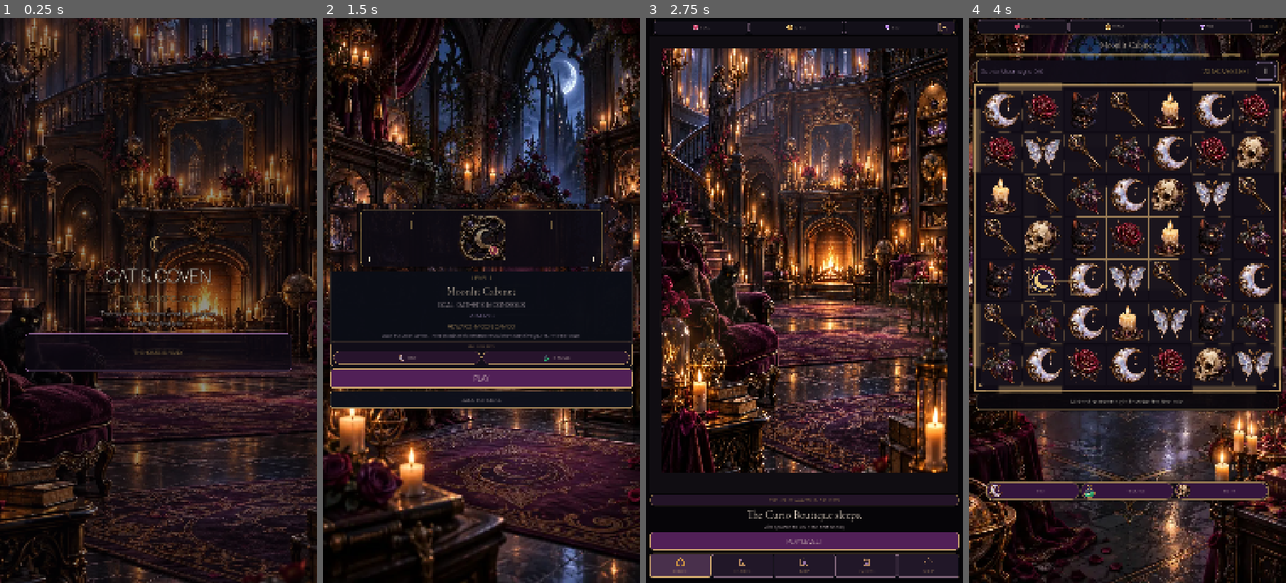
Above: before the commit, frames 1-4 (left to right).
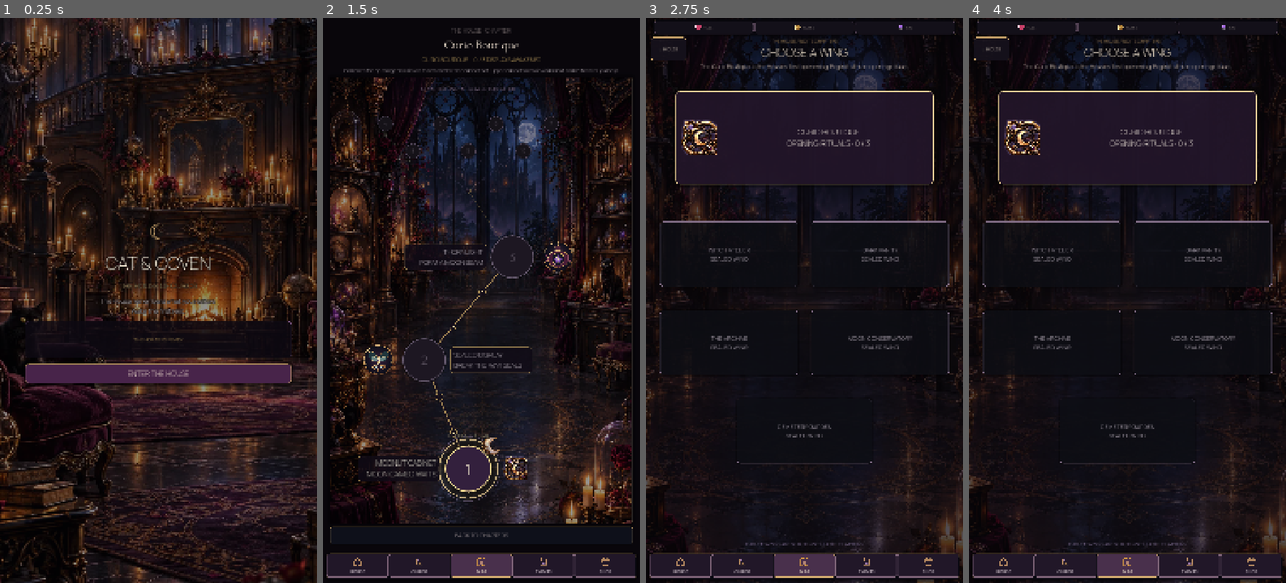
Above: after the commit, the same moments.

Repository: Jay-prodesign/akilta-match3
Game: Godot game, scene res://src/app/app_bootstrap.tscn
Same seed, same stepped clock (60 frames per second), same inputs: the game is played once before the commit and once after it.
Inputs (mouse positions are in pixels of both pictures, inside the frame that each line leads up to):
- Up to frame 1 (0.25 s): no input
- Up to frame 2 (1.5 s): click (481, 373) at 0.5 s, where only the run after the commit has a clickable "ENTER THE HOUSE"; click "PLAY LEVEL 1" (after the commit: "ENTER CURIO BOUTIQUE") at 1.25 s
- Up to frame 3 (2.75 s): click "BACK TO HOUSE" (after the commit: "BACK TO CHAPTERS") at 2 s
- Up to frame 4 (4 s): click (1127, 543) at 2.75 s, where only the run before the commit has a clickable "PLAY LEVEL 1"; click (1127, 379) at 3.5 s, where only the run before the commit has a clickable "PLAY"

The runs differ from the first frame. In frame 1, 5.7% of the frame differs, in the area x 7-93%, y 36-66%; in frame 2, 51%; in frame 3, 54%, in the area x 0-100%, y 0-100%; in frame 4, 45%.

Commit message:
Golden Loop: restore canonical Splash and House route

Diff:
--- a/src/app/app_bootstrap.gd
+++ b/src/app/app_bootstrap.gd
@@ -32,9 +32,7 @@
 var _current_screen: Node
 var _settings_screen: Node
 var _pending_level_number: int = 0
-var _prestart_origin: int = NavigationScript.Route.MAP
 var _returning_player_entry: bool = false
-var _splash_auto_enter_pending := false
 ## Founder-authorized internal review exposes three provisional levels.
 ## This does not confer D-024B/D-027 shipping or final-art approval.
 const INTERNAL_REVIEW_LEVEL_COUNT := 3
@@ -78,16 +76,6 @@
 			splash.set_boot_state("recoverable_error", "This House record was created by a newer build. Update the game before entering so that record is not overwritten.", false)
 		_:
 			splash.set_boot_state("ready")
-			_splash_auto_enter_pending = true
-			get_tree().create_timer(1.25).timeout.connect(_auto_enter_ready_splash)
-
-func _auto_enter_ready_splash() -> void:
-	if not _splash_auto_enter_pending or navigation == null or navigation.current() != NavigationScript.Route.BOOT:
-		return
-	if _current_screen == null or not _current_screen.has_method("boot_state") or String(_current_screen.boot_state()) != "ready":
-		return
-	_splash_auto_enter_pending = false
-	_on_splash_continue()
 
 func current_route_name() -> String:
 	return navigation.route_name().to_lower() if navigation != null else ""
@@ -125,7 +113,7 @@
 	return true
 
 func show_prestart(level_number: int) -> bool:
-	if level_number < 1 or level_number > INTERNAL_REVIEW_LEVEL_COUNT or level_number > int(progress.highest_level_unlocked) or navigation.current() not in [NavigationScript.Route.MAP, NavigationScript.Route.HOUSE]:
+	if level_number < 1 or level_number > INTERNAL_REVIEW_LEVEL_COUNT or level_number > int(progress.highest_level_unlocked) or navigation.current() != NavigationScript.Route.MAP:
 		return false
 	# Reject missing or malformed content while preserving the current map.
 	var level_file := FileAccess.open(_level_path(level_number), FileAccess.READ)
@@ -135,8 +123,7 @@
 	level_file.close()
 	if not level_data is Dictionary:
 		return false
-	var entry_route: int = navigation.current()
-	if not navigation.go(NavigationScript.Route.PRESTART, {"level": level_number, "origin": entry_route}):
+	if not navigation.go(NavigationScript.Route.PRESTART, {"level": level_number}):
 		return false
 	var screen: Node = PrestartScene.instantiate()
 	_show_screen(screen)
@@ -147,8 +134,7 @@
 		_ensure_house_route()
 		return false
 	_pending_level_number = level_number
-	_prestart_origin = entry_route
-	screen.back_button.text = "BACK TO MAP" if entry_route == NavigationScript.Route.MAP else "BACK TO HOUSE"
+	screen.back_button.text = "BACK TO MAP"
 	screen.back_requested.connect(_on_prestart_back)
 	screen.start_requested.connect(_on_prestart_start)
 	return true
@@ -800,10 +786,7 @@
 
 func _on_prestart_back() -> void:
 	_pending_level_number = 0
-	if _prestart_origin == NavigationScript.Route.HOUSE:
-		if navigation.go(NavigationScript.Route.HOUSE, {"via": "prestart_back"}):
-			_render_house()
-	elif navigation.go(NavigationScript.Route.MAP, {"via": "prestart_back"}):
+	if navigation.go(NavigationScript.Route.MAP, {"via": "prestart_back"}):
 		_render_map_from_prestart()
 
 func _render_map_from_prestart() -> void:
@@ -952,14 +935,10 @@
 	_returning_player_entry = false
 	_render_house(false, "", 0, returning_player)
 
-func _on_house_play_requested(level_number: int) -> void:
+func _on_house_play_requested(_level_number: int) -> void:
 	if navigation.current() != NavigationScript.Route.HOUSE:
 		return
-	# The primary Play CTA should lead to the next level, not require a map detour.
-	if level_number >= 1 and level_number <= INTERNAL_REVIEW_LEVEL_COUNT:
-		show_prestart(level_number)
-	else:
-		show_map()
+	show_map()
 
 func show_chapters() -> bool:
 	if navigation == null or navigation.current() != NavigationScript.Route.HOUSE:
--- a/src/app/navigation_controller.gd
+++ b/src/app/navigation_controller.gd
@@ -28,11 +28,11 @@
 
 const _EDGES := {
 	Route.BOOT: [Route.HOUSE],
-	Route.HOUSE: [Route.COLLECTION, Route.CHAPTERS, Route.MAP, Route.PRESTART, Route.MISSIONS, Route.EVENTS, Route.SHOP, Route.PROFILE_SETTINGS],
+	Route.HOUSE: [Route.COLLECTION, Route.CHAPTERS, Route.MAP, Route.MISSIONS, Route.EVENTS, Route.SHOP, Route.PROFILE_SETTINGS],
 	Route.COLLECTION: [Route.HOUSE],
 	Route.CHAPTERS: [Route.HOUSE, Route.MAP],
 	Route.MAP: [Route.CHAPTERS, Route.HOUSE, Route.PRESTART],
-	Route.PRESTART: [Route.MAP, Route.HOUSE, Route.GAMEPLAY],
+	Route.PRESTART: [Route.MAP, Route.GAMEPLAY],
 	Route.GAMEPLAY: [Route.WIN_REWARDS, Route.HOUSE],
 	Route.WIN_REWARDS: [Route.RESTORATION, Route.HOUSE],
 	Route.RESTORATION: [Route.HOUSE],
--- a/src/ui/home/house_home.gd
+++ b/src/ui/home/house_home.gd
@@ -101,15 +101,15 @@
 	var level1_completed: bool = progress != null and progress.completed_levels.has("ch01_level_001")
 	play_button.disabled = available_level_count < 1
 	if has_started and next_level > 1 and next_level <= available_level_count:
-		play_button.text = "PLAY LEVEL %d" % next_level
+		play_button.text = "CONTINUE CURIO BOUTIQUE"
 	elif opening_complete:
-		play_button.text = "EXPLORE LEVEL MAP"
+		play_button.text = "REVISIT CURIO BOUTIQUE"
 	elif level1_completed and next_level > available_level_count:
 		play_button.text = "REVISIT CURIO BOUTIQUE"
 	elif next_level > available_level_count:
 		play_button.text = "MORE CURIOS STIR SOON"
 	else:
-		play_button.text = "PLAY LEVEL 1"
+		play_button.text = "ENTER CURIO BOUTIQUE"
 
 func _on_play_pressed() -> void:
 	if available_level_count < 1:
--- a/src/ui/splash/splash_screen.gd
+++ b/src/ui/splash/splash_screen.gd
@@ -68,7 +68,7 @@
 			progress_label.text = "THE HOUSE IS READY"
 			recovery_message.visible = false
 			enter_button.text = "ENTER THE HOUSE"
-			enter_button.visible = false
+			enter_button.visible = true
 			enter_button.disabled = false
 		"recoverable_error":
 			progress_label.visible = true
